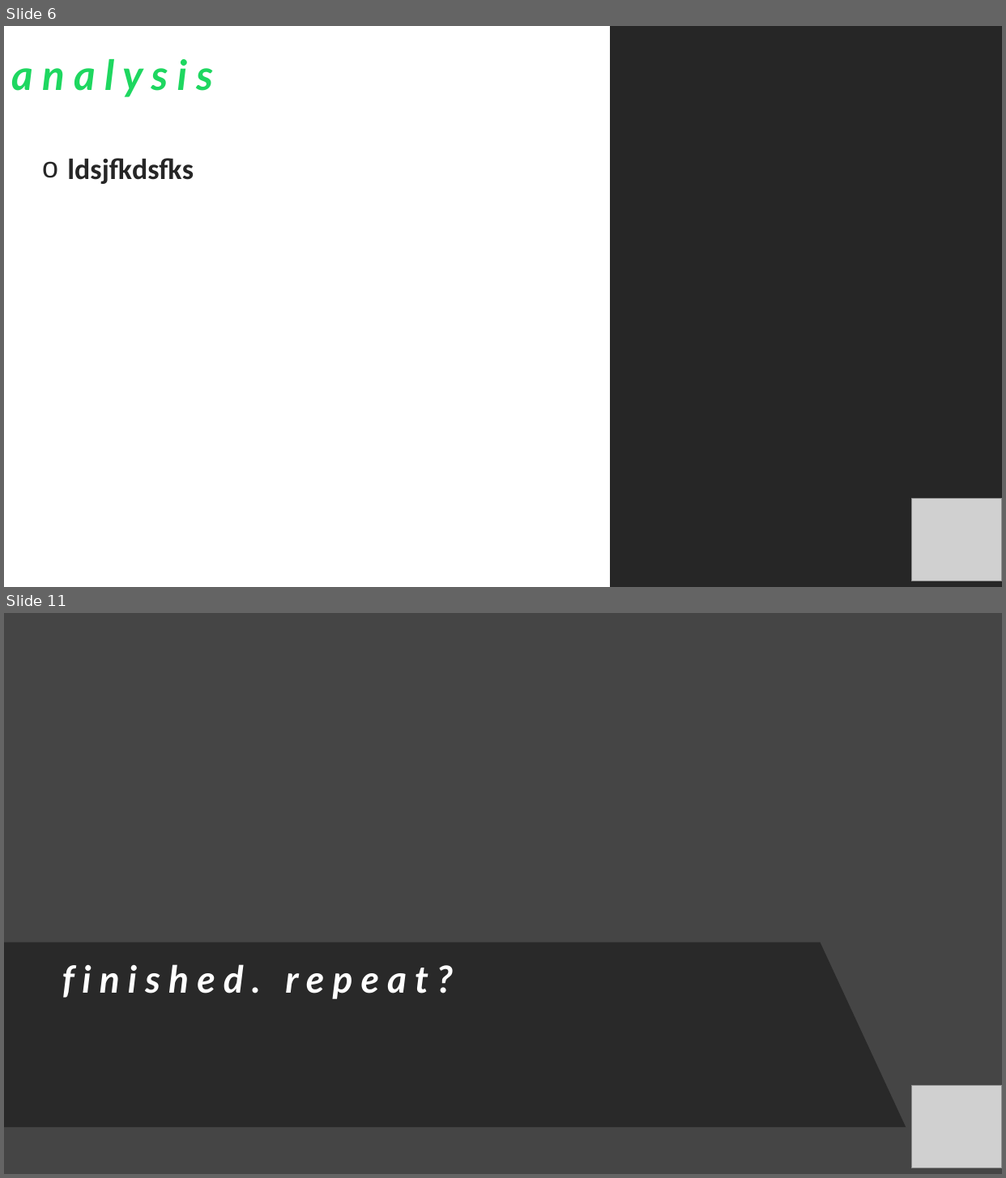
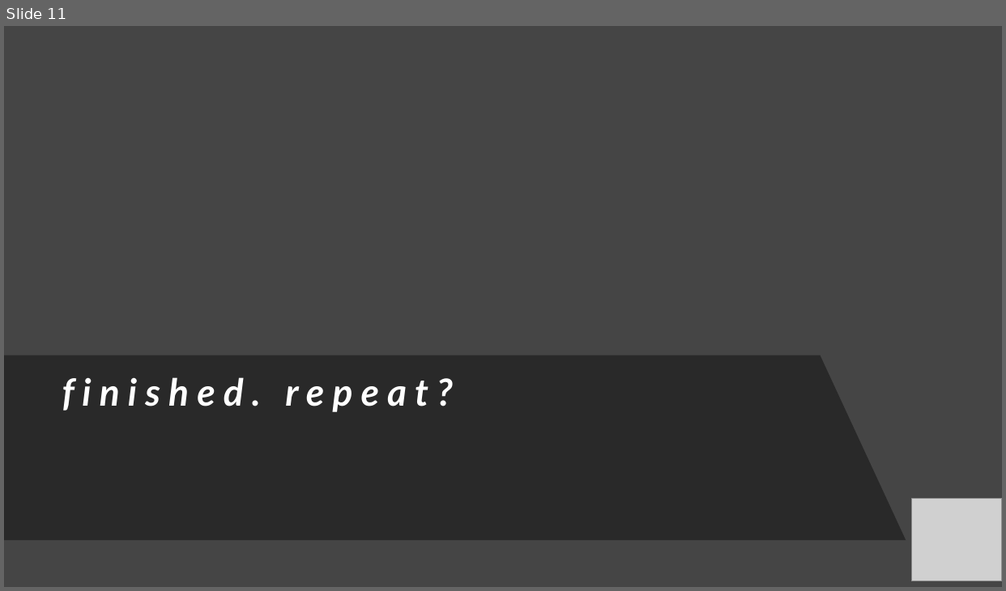
Before and after one commit to iastanehasl/Project-One, a slide deck: Spotipy Presentation 10.27.pptx. Shown one above the other, each under a label of ours: slides 6 and 11 before the commit, slide 11 after it; the slides between them are not shown. The pictures are 1006x1178 and 1006x591 pixels, drawn with LibreOffice and Linux fonts; fonts in the diff are those of the drawing; grey boxes stand for pictures. Boxes give left, top, right and bottom in pixels: in the first picture for what was removed or moved away, otherwise in the second. Text is boxed around its words. In the diff, an @@ line names an element or a change of style, - is before the commit and + after.

```diff
--- a/Spotipy Presentation 10.27.pptx
+++ b/Spotipy Presentation 10.27.pptx
@@ slide 6 removed at box(4, 26, 1002, 587), background #FFFFFF @@
@@ rectangle removed at box(611, 26, 1002, 587) @@
@@ text removed at box(11, 59, 213, 97) @@
-a n a l y s i s
@@ text removed at box(67, 158, 194, 184) @@
-o ldsjfkdsfks
@@ picture removed at box(911, 498, 1002, 582) @@
```
Also in this commit, not shown: 9 slides changed, 1 slide added.
